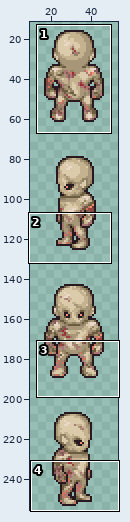
Sprite sheet, stored at app/src/main/res/drawable/zombie_idle.png. The first picture is a wide view before the edit; the outline marks the close-up.
Close-up. Earlier state:
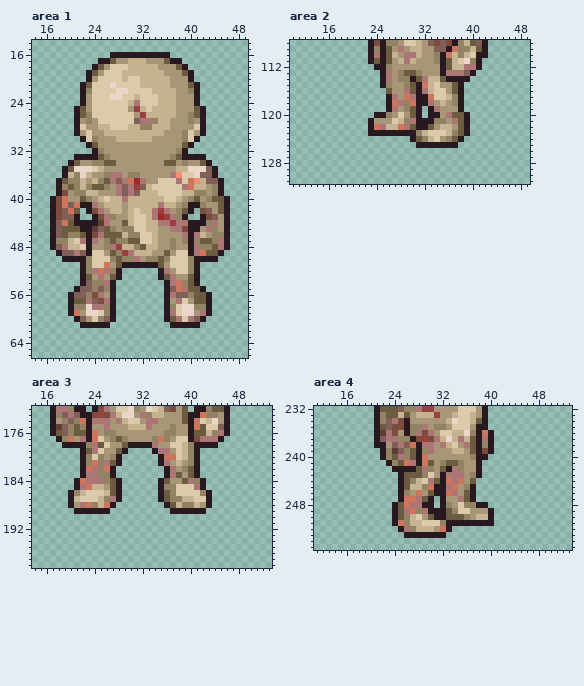
The file is 64x256 pixels. Shown: area 1: x 14..49, y 14..66; area 2: x 10..49, y 108..131; area 3: x 14..53, y 172..198; area 4: x 11..53, y 232..255. The wide view leaves out empty margins.
After:
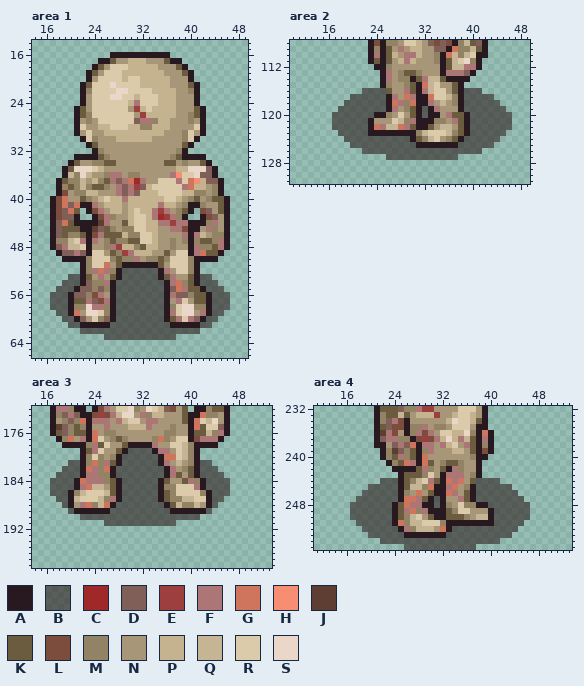
Palette (. is transparent): A #281820  B #2f202098  C #9f2828  D #805f58  E #9d3f3f  F #ac7676  G #d0755d  H #f78e73  J #5e3e33  K #6b5c40  L #7c4d3c  M #928364  N #a79778  P #c5b38f  Q #c5b595  R #dbcbab  S #ead7ca
Author's note on the commit: Add shadows to skeleton and zombie
From old to new:
Area 1:
Colour B now appears in row 52 at x 29 to 34; in row 53 at x 20 to 21, 29 to 34 and 42 to 43; in row 54 at x 19 to 21, 28 to 35 and 42 to 44; in row 55 at x 18 to 20, 28 to 35 and 43 to 45; in rows 56 to 58 at x 17 to 19, 28 to 35 and 44 to 46; in row 59 at x 18 to 19, 28 to 35 and 44 to 45.
Colour B now appears in row 60 at x 19 to 20, 28 to 35 and 43 to 44; in row 61 at x 20 to 21, 27 to 36 and 42 to 43; in row 62 at x 22 to 41; in row 63 at x 26 to 37.
Area 2:
Colour B now appears in row 116 at x 22 to 25 and 39 to 41; in row 117 at x 20 to 25 and 39 to 43; in row 118 at x 19 to 25 and 39 to 44; in row 119 at x 18 to 25, 32 and 39 to 45; in row 120 at x 17 to 23, 32 and 40 to 46; in rows 121 to 122 at x 17 to 22 and 40 to 46.
Colour B now appears in row 123 at x 18 to 22 and 40 to 45; in row 124 at x 19 to 29 and 39 to 44; in row 125 at x 20 to 30 and 38 to 43; in row 126 at x 22 to 41; in row 127 at x 26 to 37.
Area 3:
Colour B now appears in row 179 at x 30 to 33; in row 180 at x 29 to 34; in row 181 at x 20 to 21, 29 to 34 and 42 to 43; in row 182 at x 19 to 21, 28 to 35 and 42 to 44; in row 183 at x 18 to 21, 28 to 35 and 42 to 45; in rows 184 to 185 at x 17 to 20, 29 to 34 and 43 to 46.
Colour B now appears in row 186 at x 17 to 19, 29 to 34 and 44 to 46; in row 187 at x 18 to 19, 29 to 34 and 44 to 45; in row 188 at x 19, 28 to 35 and 44; in row 189 at x 20, 27 to 36 and 43; in row 190 at x 22 to 41; in row 191 at x 26 to 37.
Area 4:
Colour B now appears in row 244 at x 22 to 24 and 38 to 41; in row 245 at x 20 to 24 and 38 to 43; in row 246 at x 19 to 24 and 38 to 44; in row 247 at x 18 to 24, 31 and 38 to 45; in row 248 at x 17 to 23, 31 and 40 to 46; in rows 249 to 250 at x 17 to 23 and 41 to 46.
Colour B now appears in row 251 at x 18 to 23 and 41 to 45; in row 252 at x 19 to 24 and 34 to 44; in row 253 at x 20 to 25 and 33 to 43; in row 254 at x 22 to 41; in row 255 at x 26 to 37.
